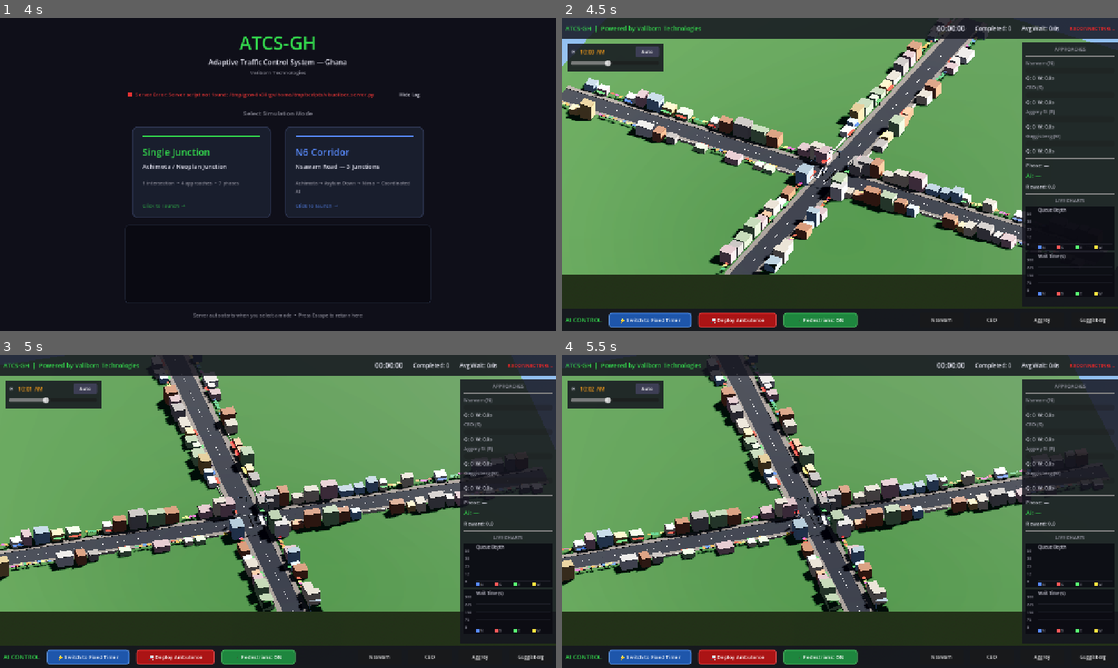
Above: before the commit, frames 1-4 (two rows, left to right).
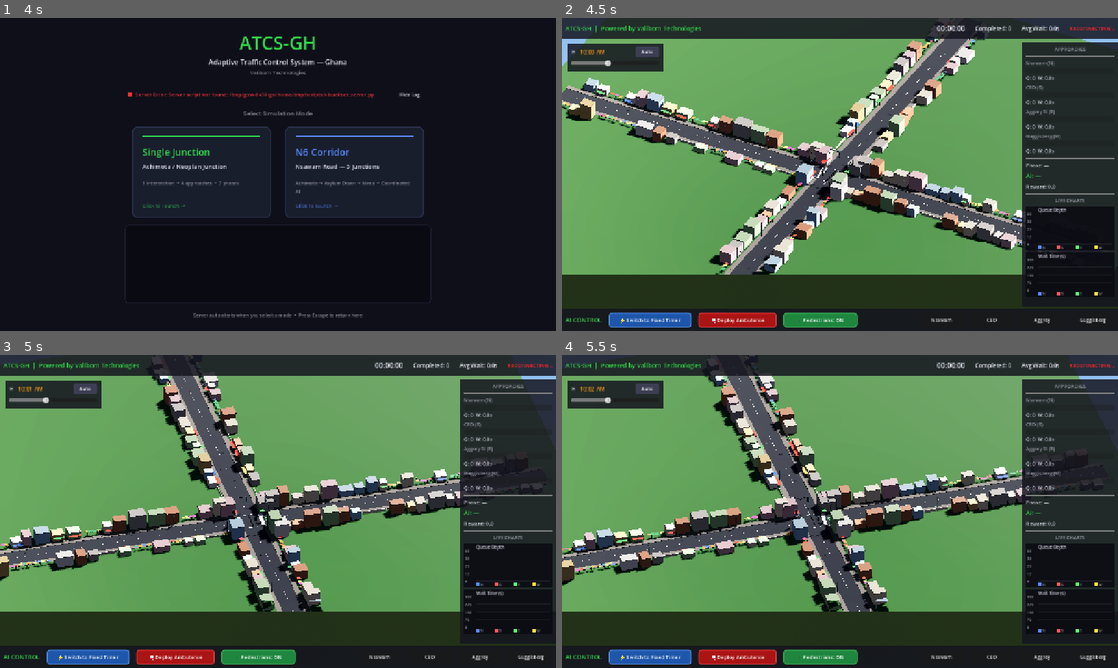
Above: after the commit, the same moments.

Repository: Bigbee-x/ATCS-GH
Game: Godot game, scene res://scenes/LauncherMenu.tscn
Same seed, same stepped clock (60 frames per second), same inputs: the game is played once before the commit and once after it.
Inputs (mouse positions are in pixels of both pictures, inside the frame that each line leads up to):
- Up to frame 1 (4 s): click "Show Log" at 0.5 s; click "Hide Log" at 1.25 s; click (200, 212) at 2.02 s; click "Hide Log" at 2.75 s; click "Show Log" at 3.5 s
- Up to frame 2 (4.5 s): tap Enter at 4.25 s; move the mouse to (962, 158) at 4.27 s; hold Right (ui_right) from 4.28 s (still down); hold Q from 4.28 s (still down); click (962, 158) at 4.42 s
- Up to frame 3 (5 s): keep holding Right (ui_right); keep holding Q
- Up to frame 4 (5.5 s): release Right (ui_right) at 5 s; release Q at 5 s; drag from (728, 527) to (812, 574) at 5.02 s

Frame 1 is identical in both runs. In frame 2, less than 0.1% of the frame differs, in the area x 4-78%, y 6-76%; in frame 3, less than 0.1%; in frame 4, less than 0.1%, in the area x 4-84%, y 1-76%.

Commit message:
Boost vehicle speeds with realistic variation, add headlights/taillights and street lights
Vehicles: cars now 70 km/h (was 50) with speedDev=0.2 for natural speed spread,
trotros 60 km/h with speedFactor=0.9, ambulances 100 km/h with speedFactor=1.4.
Every car and trotro has headlights (warm white) and taillights (red) that activate
at 6 PM via node visibility toggle. Street lamp posts with sodium-yellow OmniLight3D
placed every 15 units along all road arms, lighting up at night. Removed lane
congestion color overlays for cleaner visuals.

Co-Authored-By: Claude Opus 4.6 <noreply@anthropic.com>

Diff:
--- a/visualizer/scripts/Intersection.gd
+++ b/visualizer/scripts/Intersection.gd
@@ -64,6 +64,10 @@
 ## Maps lane_id (e.g. "ACH_N2J_0") to {mesh: MeshInstance3D, mat: StandardMaterial3D}
 var _lane_overlays: Dictionary = {}
 
+# ── Street light references (for night mode toggle) ─────────────────────────
+var _street_lights: Array = []   # Array of OmniLight3D nodes
+var _mat_lamp_housing: StandardMaterial3D
+
 # ── Emergency state ──────────────────────────────────────────────────────────
 var _emergency_active: bool = false
 var _emergency_pulse_time: float = 0.0
@@ -83,7 +87,8 @@
 	_build_road_arm("east",  Vector3(-1, 0, 0), E_ROAD_WIDTH)   # Mirrored X for right-hand visual
 	_build_road_arm("west",  Vector3(1, 0, 0), W_ROAD_WIDTH)    # Mirrored X for right-hand visual
 	_build_traffic_lights()
-	_build_lane_overlays()
+	#_build_lane_overlays()  # Disabled — visual clutter on dark roads
+	_build_street_lights()
 	_build_watermark()
 	_build_emergency_overlay()
 	_build_stop_lines()
@@ -217,6 +222,12 @@
 	_mat_arrow_off = StandardMaterial3D.new()
 	_mat_arrow_off.albedo_color = Color(0.08, 0.08, 0.08)
 
+	# Street lamp housing — dark metal with warm emissive face
+	_mat_lamp_housing = StandardMaterial3D.new()
+	_mat_lamp_housing.albedo_color = Color(0.2, 0.2, 0.22)
+	_mat_lamp_housing.metallic = 0.5
+	_mat_lamp_housing.roughness = 0.4
+
 
 # ═════════════════════════════════════════════════════════════════════════════
 # GEOMETRY BUILDING
@@ -683,3 +694,90 @@
 			stripe.material = _mat_marking
 			stripe.name = "Crosswalk_%s_%d" % [cw["name"], i]
 			add_child(stripe)
+
+
+# ═════════════════════════════════════════════════════════════════════════════
+# STREET LIGHTS
+# ═════════════════════════════════════════════════════════════════════════════
+
+func _build_street_lights() -> void:
+	## Place sodium-yellow street lamps along both sides of every road arm.
+	## Each lamp: thin pole + housing + OmniLight3D (off by default, toggled at night).
+	var half_junc: float = JUNCTION_SIZE / 2.0
+	var spacing: float = 15.0          # Distance between lamp posts
+	var pole_height: float = 4.0       # Lamp post height
+	var curb: float = NS_ROAD_WIDTH / 2.0 + 0.6  # On the sidewalk edge
+
+	# Road arm configs: direction vector, road width
+	var arms: Array = [
+		{"dir": Vector3(0, 0, 1),  "width": NS_ROAD_WIDTH},   # north
+		{"dir": Vector3(0, 0, -1), "width": NS_ROAD_WIDTH},   # south
+		{"dir": Vector3(-1, 0, 0), "width": E_ROAD_WIDTH},    # east
+		{"dir": Vector3(1, 0, 0),  "width": W_ROAD_WIDTH},    # west
+	]
+
+	for arm in arms:
+		var direction: Vector3 = arm["dir"]
+		var road_w: float = arm["width"]
+		var side_offset: float = road_w / 2.0 + 0.6
+
+		# Place lamps on both sides of the road
+		for side in [-1.0, 1.0]:
+			var lateral: Vector3  # Perpendicular to road direction
+			if abs(direction.z) > 0:
+				lateral = Vector3(side * side_offset, 0, 0)
+			else:
+				lateral = Vector3(0, 0, side * side_offset)
+
+			# Walk along the road arm from junction edge to near the end
+			var dist: float = half_junc + 5.0  # Start past junction
+			while dist < ROAD_LENGTH - 5.0:
+				var pos: Vector3 = direction * dist + lateral
+
+				# Pole
+				var pole := CSGCylinder3D.new()
+				pole.radius = 0.04
+				pole.height = pole_height
+				pole.position = pos + Vector3(0, pole_height / 2.0, 0)
+				pole.material = _mat_pole
+				add_child(pole)
+
+				# Lamp arm (short horizontal extension toward road)
+				var arm_dir: Vector3
+				if abs(direction.z) > 0:
+					arm_dir = Vector3(-side * 0.6, 0, 0)
+				else:
+					arm_dir = Vector3(0, 0, -side * 0.6)
+				var lamp_arm := CSGBox3D.new()
+				lamp_arm.size = Vector3(0.6 if abs(direction.z) > 0 else 0.05, 0.05, 0.05 if abs(direction.z) > 0 else 0.6)
+				lamp_arm.position = pos + Vector3(0, pole_height, 0) + arm_dir * 0.5
+				lamp_arm.material = _mat_pole
+				add_child(lamp_arm)
+
+				# Lamp housing (small box at arm tip)
+				var housing := CSGBox3D.new()
+				housing.size = Vector3(0.25, 0.08, 0.25)
+				housing.position = pos + Vector3(0, pole_height - 0.04, 0) + arm_dir
+				housing.material = _mat_lamp_housing
+				add_child(housing)
+
+				# Light source (warm sodium yellow — off during day)
+				var light := OmniLight3D.new()
+				light.position = pos + Vector3(0, pole_height - 0.1, 0) + arm_dir
+				light.light_color = Color(1.0, 0.85, 0.5)  # Warm sodium yellow
+				light.light_energy = 0.0                     # Off by default (daytime)
+				light.omni_range = 12.0
+				light.omni_attenuation = 1.5
+				light.shadow_enabled = false
+				light.name = "StreetLight"
+				add_child(light)
+				_street_lights.append(light)
+
+				dist += spacing
+
+
+func set_street_lights_night(enabled: bool) -> void:
+	## Turn street lights on (night) or off (day).
+	var energy: float = 1.2 if enabled else 0.0
+	for light in _street_lights:
+		light.light_energy = energy
--- a/visualizer/scripts/Main.gd
+++ b/visualizer/scripts/Main.gd
@@ -209,10 +209,12 @@
 
 
 func _on_night_mode_changed(is_night: bool) -> void:
-	## Handle night mode transitions (headlights, glow intensity).
+	## Handle night mode transitions (headlights, street lights, glow).
 	var vm := vehicle_manager as Node3D
 	if vm.has_method("set_night_mode"):
 		vm.set_night_mode(is_night)
+	if intersection.has_method("set_street_lights_night"):
+		intersection.set_street_lights_night(is_night)
 	print("[Main] Night mode: %s" % ("ON" if is_night else "OFF"))
 
 
--- a/visualizer/scripts/TimeOfDayManager.gd
+++ b/visualizer/scripts/TimeOfDayManager.gd
@@ -207,7 +207,7 @@
 			_environment.fog_light_color = kf_a[5].lerp(kf_b[5], t)  # Tint fog with ambient
 
 	# ── Night mode detection ───────────────────────────────────────────
-	var now_night: bool = (hour >= 19.0 or hour < 6.0)
+	var now_night: bool = (hour >= 18.0 or hour < 6.0)
 	if now_night != _is_night:
 		_is_night = now_night
 		night_mode_changed.emit(_is_night)
--- a/visualizer/scripts/VehicleManager.gd
+++ b/visualizer/scripts/VehicleManager.gd
@@ -128,6 +128,9 @@
 var _mat_windshield: StandardMaterial3D
 var _mat_undercarriage: StandardMaterial3D
 var _mat_roof_rack: StandardMaterial3D
+var _mat_headlight: StandardMaterial3D   # Warm white, emissive at night
+var _mat_taillight: StandardMaterial3D   # Red, emissive at night
+var _is_night: bool = false
 
 
 # ═════════════════════════════════════════════════════════════════════════════
@@ -153,6 +156,22 @@
 	_mat_roof_rack.metallic = 0.5
 	_mat_roof_rack.roughness = 0.4
 
+	# Headlights — warm white, emission always on (nodes toggled via visibility)
+	_mat_headlight = StandardMaterial3D.new()
+	_mat_headlight.albedo_color = Color(1.0, 0.97, 0.85, 1.0)
+	_mat_headlight.emission_enabled = true
+	_mat_headlight.emission = Color(1.0, 0.95, 0.8)
+	_mat_headlight.emission_energy_multiplier = 4.0
+	_mat_headlight.roughness = 0.2
+
+	# Taillights — red, emission always on (nodes toggled via visibility)
+	_mat_taillight = StandardMaterial3D.new()
+	_mat_taillight.albedo_color = Color(0.9, 0.1, 0.05, 1.0)
+	_mat_taillight.emission_enabled = true
+	_mat_taillight.emission = Color(1.0, 0.1, 0.05)
+	_mat_taillight.emission_energy_multiplier = 3.0
+	_mat_taillight.roughness = 0.2
+
 	## Pre-warm the car pool with a few nodes.
 	for i in range(40):
 		var car := _make_car_mesh(i)
@@ -214,14 +233,39 @@
 # ═════════════════════════════════════════════════════════════════════════════
 
 func set_night_mode(enabled: bool) -> void:
-	## Toggle headlight effect on vehicle windshields for night mode.
+	## Toggle headlights, taillights, and windshield glow for night mode.
+	## Uses VISIBILITY toggle (not material changes) so shared materials
+	## aren't disrupted by the per-vehicle opacity system.
+	_is_night = enabled
+
+	# Windshield glow (shared material — safe since it's subtle)
 	if _mat_windshield:
 		_mat_windshield.emission_enabled = enabled
 		if enabled:
 			_mat_windshield.emission = Color(0.9, 0.85, 0.6)
-			_mat_windshield.emission_energy_multiplier = 2.0
-		else:
-			_mat_windshield.emission_enabled = false
+			_mat_windshield.emission_energy_multiplier = 1.5
+
+	# Toggle visibility of headlight/taillight nodes on ALL vehicles
+	_toggle_all_vehicle_lights(enabled)
+
+
+func _toggle_all_vehicle_lights(show: bool) -> void:
+	## Show/hide headlight and taillight CSG nodes on every vehicle.
+	# Active vehicles
+	for vid in _active:
+		var node: Node3D = _active[vid]["node"]
+		_set_lights_visible(node, show)
+	# Pooled cars (so they're correct when next acquired)
+	for car in _car_pool:
+		_set_lights_visible(car, show)
+
+
+func _set_lights_visible(node: Node3D, show: bool) -> void:
+	## Toggle visibility of Headlight_* and Taillight_* children.
+	for child in node.get_children():
+		var cname: String = child.name
+		if cname.begins_with("Headlight") or cname.begins_with("Taillight"):
+			child.visible = show
 
 func set_corridor_mode(enabled: bool) -> void:
 	## Switch between single-junction and corridor coordinate mapping.
@@ -522,6 +566,26 @@
 	undercarriage.name = "Undercarriage"
 	root.add_child(undercarriage)
 
+	# Headlights (two small boxes at front — hidden during day, shown at night)
+	for side in [-1.0, 1.0]:
+		var hl := CSGBox3D.new()
+		hl.size = Vector3(0.1, 0.06, 0.04)
+		hl.position = Vector3(side * 0.2, 0.05, -0.52)
+		hl.material = _mat_headlight
+		hl.name = "Headlight_L" if side < 0 else "Headlight_R"
+		hl.visible = _is_night
+		root.add_child(hl)
+
+	# Taillights (two small boxes at rear — hidden during day, shown at night)
+	for side in [-1.0, 1.0]:
+		var tl := CSGBox3D.new()
+		tl.size = Vector3(0.1, 0.06, 0.04)
+		tl.position = Vector3(side * 0.2, 0.05, 0.52)
+		tl.material = _mat_taillight
+		tl.name = "Taillight_L" if side < 0 else "Taillight_R"
+		tl.visible = _is_night
+		root.add_child(tl)
+
 	return root
 
 
@@ -566,6 +630,26 @@
 	undercarriage.material = _mat_undercarriage
 	undercarriage.name = "Undercarriage"
 	root.add_child(undercarriage)
+
+	# Headlights (hidden during day, shown at night)
+	for side in [-1.0, 1.0]:
+		var hl := CSGBox3D.new()
+		hl.size = Vector3(0.12, 0.08, 0.04)
+		hl.position = Vector3(side * 0.2, 0.05, -0.72)
+		hl.material = _mat_headlight
+		hl.name = "Headlight_L" if side < 0 else "Headlight_R"
+		hl.visible = _is_night
+		root.add_child(hl)
+
+	# Taillights (hidden during day, shown at night)
+	for side in [-1.0, 1.0]:
+		var tl := CSGBox3D.new()
+		tl.size = Vector3(0.12, 0.08, 0.04)
+		tl.position = Vector3(side * 0.2, 0.05, 0.72)
+		tl.material = _mat_taillight
+		tl.name = "Taillight_L" if side < 0 else "Taillight_R"
+		tl.visible = _is_night
+		root.add_child(tl)
 
 	return root
 
@@ -736,8 +820,13 @@
 
 func _set_node_opacity(node: Node3D, alpha: float) -> void:
 	## Set the alpha on all materials of a vehicle node (car, trotro, ambulance).
+	## Skips headlights/taillights — they use shared materials that must not be
+	## touched by per-vehicle opacity (emission would flicker).
 	for child in node.get_children():
 		if child is CSGBox3D and child.material:
+			var cname: String = child.name
+			if cname.begins_with("Headlight") or cname.begins_with("Taillight"):
+				continue
 			var mat: StandardMaterial3D = child.material
 			mat.albedo_color.a = alpha
 
Not shown, changed: scripts/generate_scenarios.py
Not shown, changed: simulation/corridor_routes.rou.xml
Not shown, changed: simulation/routes.rou.xml
Not shown, changed: simulation/scenarios/evening_rush.rou.xml
Not shown, changed: simulation/scenarios/heavy_emergency.rou.xml
Not shown, changed: simulation/scenarios/morning_rush.rou.xml
Not shown, changed: simulation/scenarios/off_peak.rou.xml
Not shown, changed: simulation/scenarios/weekend_market.rou.xml
